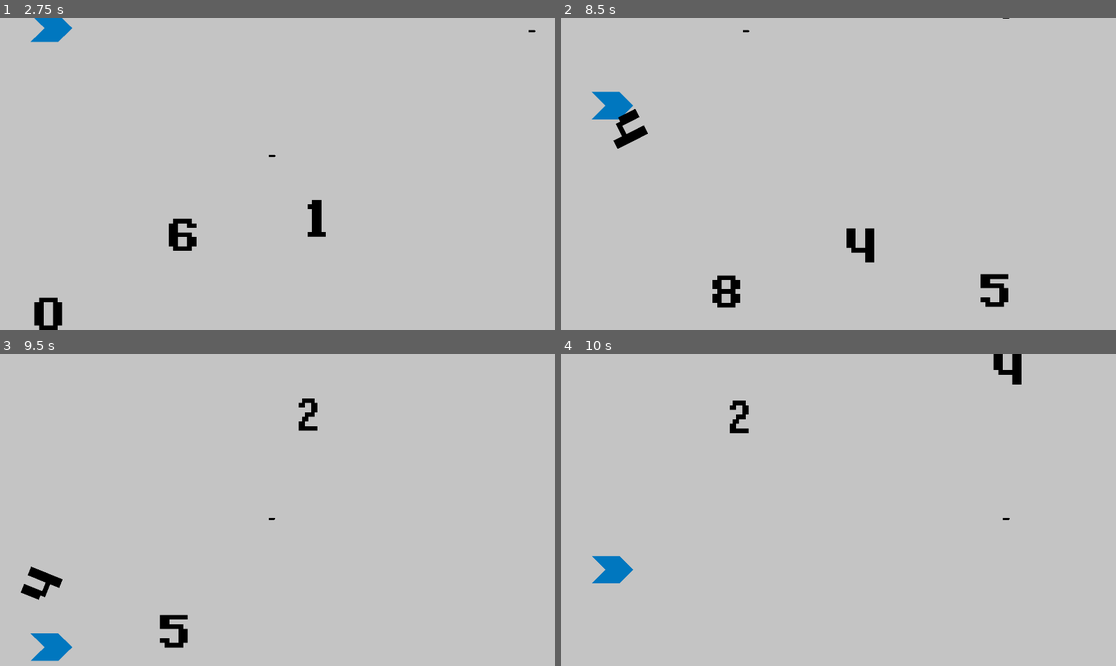
Above: before the commit, frames 1-4 (two rows, left to right).
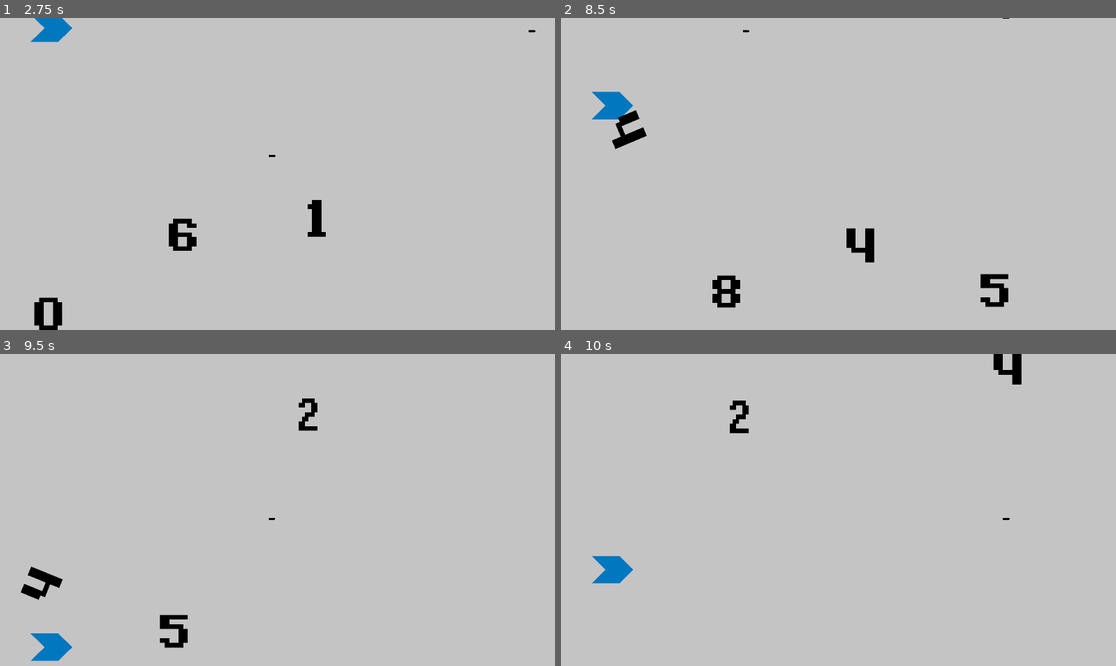
Above: after the commit, the same moments.

Repository: UtopiOne/math-game
Game: Godot game, scene res://Levels/Test.tscn
Two runs of this game, one before a commit and one after it. Both use one fixed random seed, a clock stepped at 60 frames per second and the inputs below.
Inputs:
- Up to frame 1 (2.75 s): tap Enter at 0.5 s; hold W (move_up) 0.53-1.28 s; tap Space (shoot) at 0.6, 1.35, 2.1 s; hold S (move_down) 1.28-2.03 s; hold W (move_up) from 2.03 s (still down)
- Up to frame 2 (8.5 s): tap Space (shoot) every 0.75 s from 2.85 to 8.1 s; release W (move_up) at 3.53 s; hold S (move_down) 3.53-5.78 s; hold W (move_up) 5.78-8.03 s; hold S (move_down) from 8.03 s (still down)
- Up to frame 3 (9.5 s): keep holding S (move_down); tap Space (shoot) at 8.85 s
- Up to frame 4 (10 s): release S (move_down) at 9.53 s; hold W (move_up) from 9.53 s (still down); tap Space (shoot) at 9.6 s

Frame 1 is identical in both runs. In frame 2, 0.1% of the frame differs, in the area x 9-16%, y 29-43%; in frame 3, less than 0.1%; in frame 4, nothing differs.
Error after the commit: Invalid access to property or key 'corresponding_number' on a base object of type 'StaticBody2D'. (res://Player/Projectile/Projectile.gd:13)

Commit message:
Added changing numbers

Diff:
--- a/Enemies/scenes/0.tscn
+++ b/Enemies/scenes/0.tscn
@@ -19,3 +19,5 @@
 [node name="CollisionShape2D" type="CollisionShape2D" parent="."]
 position = Vector2(0, 8)
 shape = SubResource("1")
+
+[connection signal="body_entered" from="." to="." method="_on_body_entered"]
--- a/Enemies/scenes/1.tscn
+++ b/Enemies/scenes/1.tscn
@@ -19,3 +19,5 @@
 
 [node name="CollisionShape2D" type="CollisionShape2D" parent="."]
 shape = SubResource("1")
+
+[connection signal="hit" from="." to="." method="_on_hit"]
--- a/Enemies/scenes/enemy.gd
+++ b/Enemies/scenes/enemy.gd
@@ -1,4 +1,6 @@
 extends RigidBody2D
+
+signal hit(number)
 
 @export var corresponding_number = 0
 const move_speed = 900
@@ -9,3 +11,6 @@
 
 func _integrate_forces(state):
 	linear_velocity = velocity
+
+func _on_body_entered(body):
+	hit.emit(corresponding_number)
--- a/Levels/Test.tscn
+++ b/Levels/Test.tscn
@@ -5,7 +5,7 @@
 [ext_resource type="Script" path="res://Enemies/scenes/Spawner.gd" id="3"]
 
 [sub_resource type="RectangleShape2D" id="2"]
-size = Vector2(57.25, 884)
+size = Vector2(57.25, 1278)
 
 [node name="World" type="Node"]
 script = ExtResource("2")
@@ -30,18 +30,6 @@
 enabled = false
 zoom = Vector2(0.5, 0.5)
 
-[node name="Player2" parent="." instance=ExtResource("1")]
-position = Vector2(154, 118)
-speed = 700
-
-[node name="Marker2D" type="Marker2D" parent="Player2"]
-position = Vector2(62.6667, -1.35135)
-
-[node name="DebugCamera" type="Camera2D" parent="Player2"]
-offset = Vector2(500, 0)
-enabled = false
-zoom = Vector2(0.5, 0.5)
-
 [node name="EdgeCollisions" type="StaticBody2D" parent="."]
 collision_mask = 4
 
@@ -59,7 +47,7 @@
 collision_mask = 8
 
 [node name="CollisionShape2D" type="CollisionShape2D" parent="BulletDestroyer"]
-position = Vector2(2232, 528)
+position = Vector2(2232, 559)
 shape = SubResource("2")
 
 [node name="Spawner" type="Node2D" parent="."]
--- a/Player/Projectile/Projectile.gd
+++ b/Player/Projectile/Projectile.gd
@@ -5,10 +5,11 @@
 func _physics_process(delta):
 	position.x += speed
 
-func _on_Projectile_area_entered(area):
+func _on_Projectile_areaasd_entered(area):
 	queue_free()
 
 
 func _on_Projectile_body_entered(body):
+	Enemy.corresponding_number = body.corresponding_number
 	body.queue_free()
 	queue_free()
--- a/Player/Projectile/Projectile.tscn
+++ b/Player/Projectile/Projectile.tscn
@@ -1,26 +1,26 @@
-[gd_scene load_steps=3 format=2]
+[gd_scene load_steps=3 format=3 uid="uid://8bomw8a4dl6d"]
 
-[ext_resource path="res://Player/Projectile/Projectile.gd" type="Script" id=1]
+[ext_resource type="Script" path="res://Player/Projectile/Projectile.gd" id="1"]
 
-[sub_resource type="CapsuleShape2D" id=1]
-radius = 18.0
+[sub_resource type="CapsuleShape2D" id="1"]
+radius = 12.0
 height = 24.0
 
 [node name="Projectile" type="Area2D"]
 z_index = -1
 collision_layer = 8
 collision_mask = 3
-script = ExtResource( 1 )
+script = ExtResource("1")
 
 [node name="Polygon2D" type="Polygon2D" parent="."]
-scale = Vector2( 0.5, 0.5 )
-color = Color( 0, 0, 0, 1 )
-polygon = PackedVector2Array( -24, -8, 16, -8, 24, 0, 16, 8, -24, 8 )
+scale = Vector2(0.5, 0.5)
+color = Color(0, 0, 0, 1)
+polygon = PackedVector2Array(-24, -8, 16, -8, 24, 0, 16, 8, -24, 8)
 
 [node name="CollisionShape2D" type="CollisionShape2D" parent="."]
 rotation = 1.5708
-scale = Vector2( 0.5, 0.5 )
-shape = SubResource( 1 )
+scale = Vector2(0.5, 0.5)
+shape = SubResource("1")
 
 [connection signal="area_entered" from="." to="." method="_on_Projectile_area_entered"]
 [connection signal="body_entered" from="." to="." method="_on_Projectile_body_entered"]
--- a/project.godot
+++ b/project.godot
@@ -13,6 +13,10 @@
 config/name="EduShooter"
 run/main_scene="res://Levels/Test.tscn"
 config/features=PackedStringArray("4.0")
+
+[autoload]
+
+Enemy="*res://Enemies/scenes/enemy.gd"
 
 [display]
 
